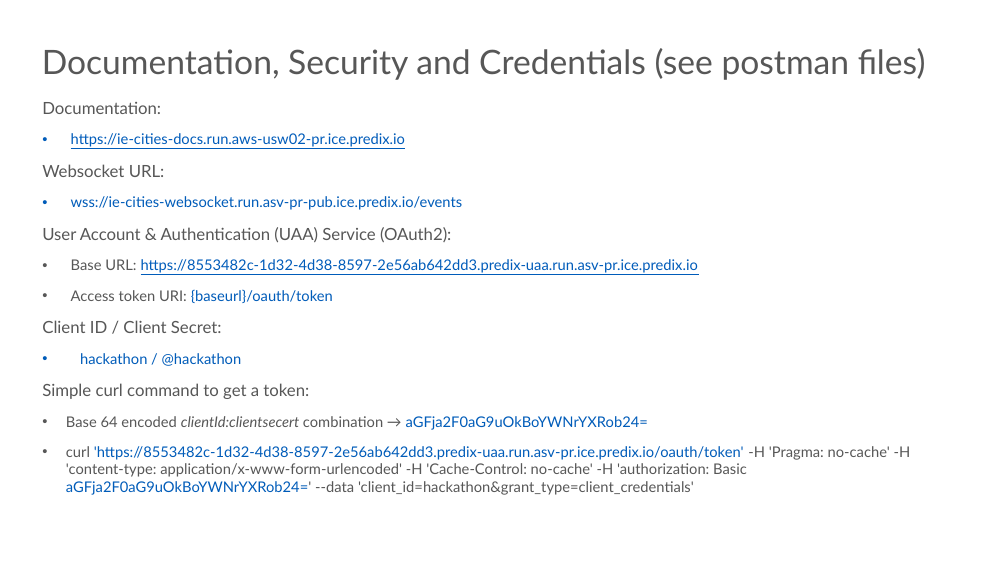
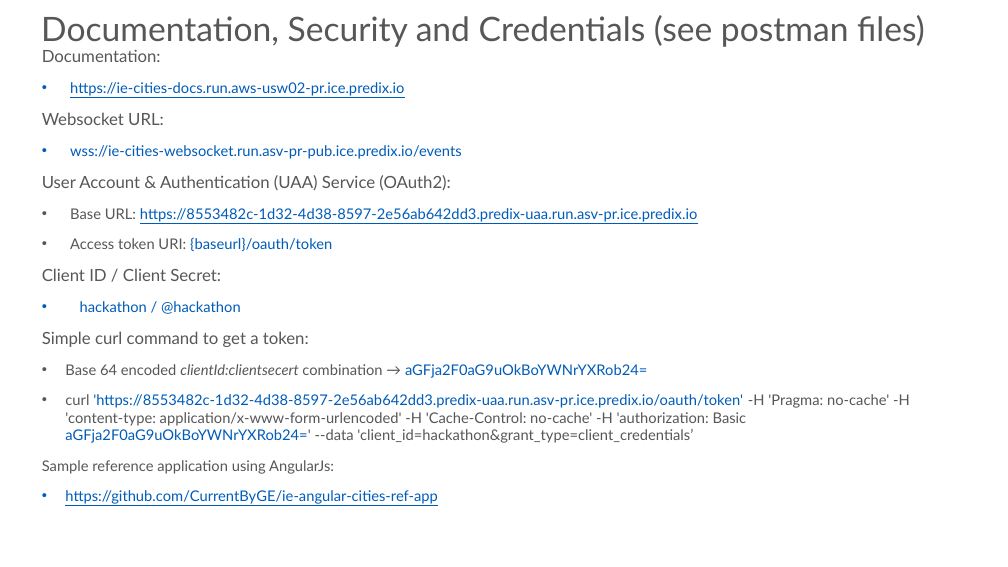
Before and after one commit to loren138/martaHackResources, a slide deck: slide 1 of intelligentCities/onboarding.pptx. Drawn at 1008x567 pixels with LibreOffice and Linux fonts; fonts in the diff are those of the drawing; background and template pictures are left out. Boxes give left, top, right and bottom in pixels: in the first picture for what was removed or moved away, otherwise in the second. Text is boxed around its words. In the diff, an @@ line names an element or a change of style, - is before the commit and + after.

Commit message:
update presentation

```diff
--- a/intelligentCities/onboarding.pptx
+++ b/intelligentCities/onboarding.pptx
@@ title "Documentation, Security and Credentials (see ...": place and size @@
-title "Documentation, Security and Credentials (see ..." at (42,48,926,80)
+title "Documentation, Security and Credentials (see ..." at (41,15,925,47)
@@ text "Documentation:": place and size @@
-text "Documentation:" at (42,102,911,495)
+text "Documentation:" at (42,49,910,504)
@@ text at (42,394,910,504): text changed @@
-• curl 'https://8553482c-1d32-4d38-8597-2e56ab642dd3.predix-uaa.run.asv-pr.ice.predix.io/oauth/token' -H 'Pragma: no-cache' -H 'content-type: application/x-www-form-urlencoded' -H 'Cache-Control: no-cache' -H 'authorization: Basic aGFja2F0aG9uOkBoYWNrYXRob24=' --data 'client_id=hackathon&grant_type=client_credentials'
+• curl 'https://8553482c-1d32-4d38-8597-2e56ab642dd3.predix-uaa.run.asv-pr.ice.predix.io/oauth/token' -H 'Pragma: no-cache' -H 'content-type: application/x-www-form-urlencoded' -H 'Cache-Control: no-cache' -H 'authorization: Basic aGFja2F0aG9uOkBoYWNrYXRob24=' --data 'client_id=hackathon&grant_type=client_credentials’
+Sample reference application using AngularJs:
+• https://github.com/CurrentByGE/ie-angular-cities-ref-app
```
